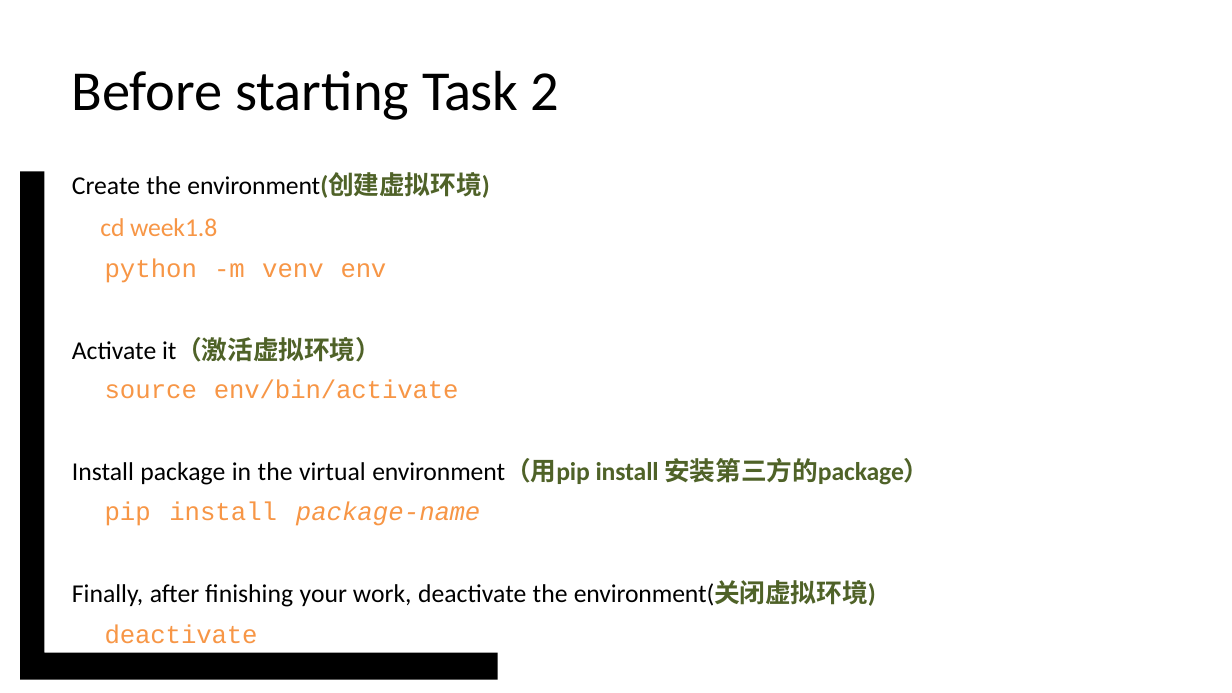
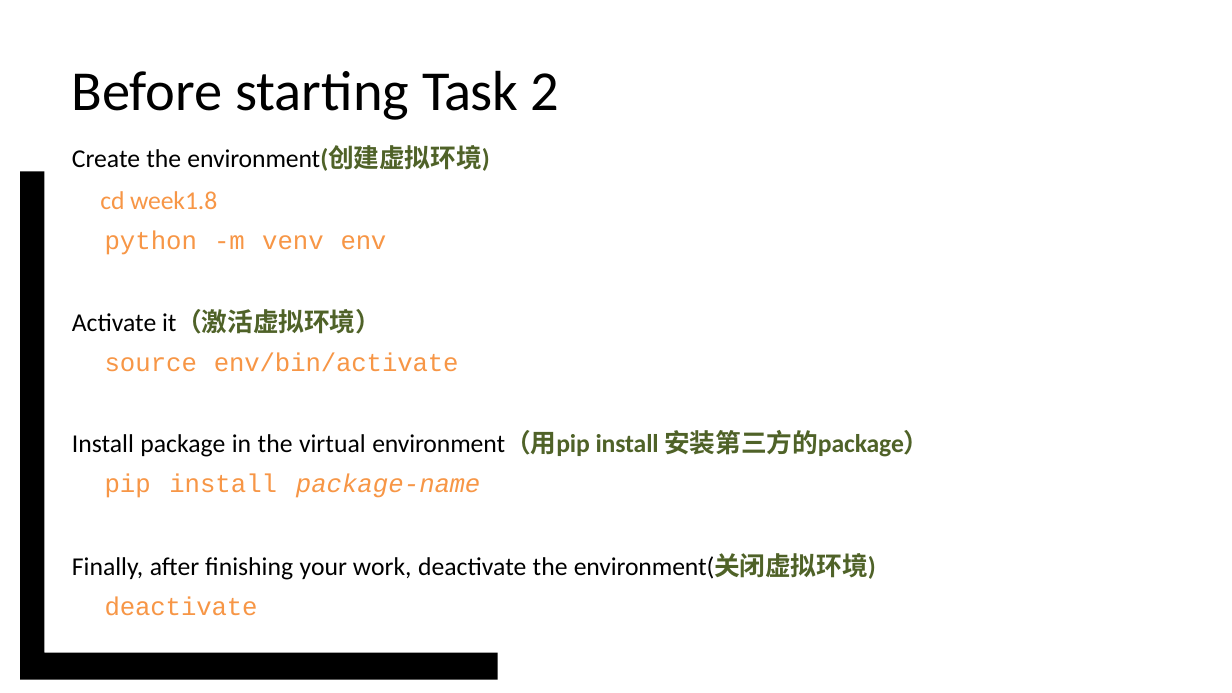
Before and after one commit to vcboy1/Leeds, a slide deck: slide 18 of 26fall/1850/Note/w1.8_s1.pptx. Drawn at 1232x693 pixels with LibreOffice and Linux fonts; fonts in the diff are those of the drawing; background and template pictures are left out. Boxes give left, top, right and bottom in pixels: in the first picture for what was removed or moved away, otherwise in the second. Text is boxed around its words. In the diff, an @@ line names an element or a change of style, - is before the commit and + after.

```diff
--- a/26fall/1850/Note/w1.8_s1.pptx
+++ b/26fall/1850/Note/w1.8_s1.pptx
@@ text "Create the environment(创建虚拟环境)": place and size @@
-text "Create the environment(创建虚拟环境)" at <box>72,174,929,644</box>
+text "Create the environment(创建虚拟环境)" at <box>72,146,929,616</box>
```
Also in this commit, not shown: 1 other slide changed, 7 slides added, 1 slide removed, 1 other file.
